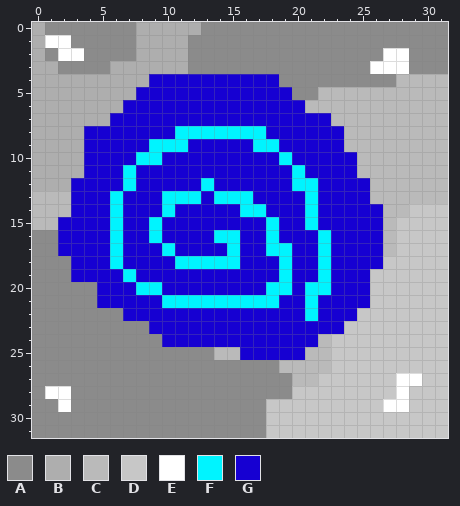
Pixel-art sprite -- Assets/Sprites/Portal/sprite_4.png. That is the earlier state.
The file is 32x32 pixels. Colours within 5 levels of each other are drawn and written as one.
Palette (. is transparent): A #8b8b8b  B #aeaeae  C #bababa  D #c7c7c7  E #ffffff  F #00f4ff  G #1600d2
Pixels before, first column x 0:
 0 BAAAAAAABBBBBAAAAAAAAAAAAAAAAAAA
 1 BEEAAAAABBBBAAAAAAAAAAAAAAAAAAAA
 2 BAEEAAAABBBBAAAAAAAAAAAAAAAEEAAA
 3 BBAAAABBBBBBAAAAAAAAAAAAAAEEEAAA
 4 BBBBBBBBBGGGGGGGGGGAAAAAAAAACCCC
 5 BBBBBBBBGGGGGGGGGGGGAACCCCCCCCCC
 6 BBBBBBBGGGGGGGGGGGGGGCCCCCCCCCCC
 7 BBBBBBGGGGGGGGGGGGGGGGGCCCCCCCCC
 8 BBBBGGGGGGGFFFFFFFGGGGGGCCCCCCCC
 9 BBBBGGGGGFFFGGGGGFFGGGGGCCCCCCCC
10 BBBBGGGGFFGGGGGGGGGFGGGGGCCCCCCC
11 BBBBGGGFGGGGGGGGGGGGFGGGGCCCCCCC
12 BBBGGGGFGGGGGFGGGGGGFFGGGGCCCCCC
13 CCCGGGFGGGFFFGFFFGGGGFGGGGCCCCCC
14 CCCGGGFGGGFGGGGGFFGGGFGGGGGCCDDD
15 CCGGGGFGGFGGGGGGGGFGGFGGGGGCDDDD
16 AAGGGGFGGFGGGGFFGGFGGGFGGGGCDDDD
17 AAGGGGFGGGFGGGGFGGFFGGFGGGGCDDDD
18 AAAGGGFGGGGFFFFFGGGFGGFGGGGDDDDD
19 AAAGGGGFGGGGGGGGGGGFGGFGGGDDDDDD
20 AAAAAGGGFFGGGGGGGGFFGFFGGGDDDDDD
21 AAAAAGGGGGFFFFFFFFFGGFGGGGDDDDDD
22 AAAAAAAGGGGGGGGGGGGGGFGGGDDDDDDD
23 AAAAAAAAAGGGGGGGGGGGGGGGDDDDDDDD
24 AAAAAAAAAAGGGGGGGGGGGGCDDDDDDDDD
25 AAAAAAAAAAAAAACCGGGGGCCDDDDDDDDD
26 AAAAAAAAAAAAAAAAAAACCCCDDDDDDDDD
27 AAAAAAAAAAAAAAAAAAAACCDDDDDDEEDD
28 AEEAAAAAAAAAAAAAAAAADDDDDDDDEDDD
29 AAEAAAAAAAAAAAAAAADDDDDDDDDEEDDD
30 AAAAAAAAAAAAAAAAAADDDDDDDDDDDDDD
31 AAAAAAAAAAAAAAAAAADDDDDDDDDDDDDD
New version:
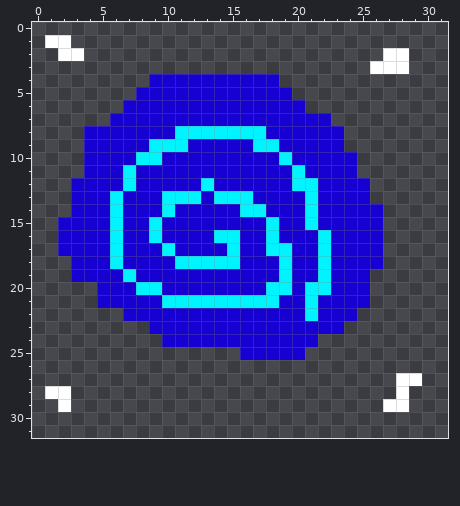
Diff:
Colour A is gone in row 0 at x 1 to 7 and 13 to 31; in row 1 at x 3 to 7 and 12 to 31; in row 2 at x 1, 4 to 7, 12 to 26 and 29 to 31; in row 3 at x 2 to 5, 12 to 25 and 29 to 31; in row 4 at x 19 to 27; in row 5 at x 20 to 21.
Colour A is gone in rows 16 to 17 at x 0 to 1; in rows 18 to 19 at x 0 to 2; in rows 20 to 21 at x 0 to 4; in row 22 at x 0 to 6; in row 23 at x 0 to 8; in row 24 at x 0 to 9.
Colour A is gone in row 25 at x 0 to 13; in row 26 at x 0 to 18; in row 27 at x 0 to 19; in row 28 at x 0 and 3 to 19; in row 29 at x 0 to 1 and 3 to 17; in rows 30 to 31 at x 0 to 17.
Colour B is gone in row 0 at x 0 and 8 to 12; in rows 1 to 2 at x 0 and 8 to 11; in row 3 at x 0 to 1 and 6 to 11; in row 4 at x 0 to 8; in row 5 at x 0 to 7; in row 6 at x 0 to 6.
Colour B is gone in row 7 at x 0 to 5; in rows 8 to 11 at x 0 to 3; in row 12 at x 0 to 2.
Colour C is gone in row 4 at x 28 to 31; in row 5 at x 22 to 31; in row 6 at x 21 to 31; in row 7 at x 23 to 31; in rows 8 to 9 at x 24 to 31; in rows 10 to 11 at x 25 to 31.
Colour C is gone in row 12 at x 26 to 31; in row 13 at x 0 to 2 and 26 to 31; in row 14 at x 0 to 2 and 27 to 28; in row 15 at x 0 to 1 and 27; in rows 16 to 17 at x 27; in row 24 at x 22.
Colour C is gone in row 25 at x 14 to 15 and 21 to 22; in row 26 at x 19 to 22; in row 27 at x 20 to 21.
Colour D is gone in row 14 at x 29 to 31; in rows 15 to 17 at x 28 to 31; in row 18 at x 27 to 31; in rows 19 to 21 at x 26 to 31; in row 22 at x 25 to 31; in row 23 at x 24 to 31.
Colour D is gone in rows 24 to 26 at x 23 to 31; in row 27 at x 22 to 27 and 30 to 31; in row 28 at x 20 to 27 and 29 to 31; in row 29 at x 18 to 26 and 29 to 31; in rows 30 to 31 at x 18 to 31.
